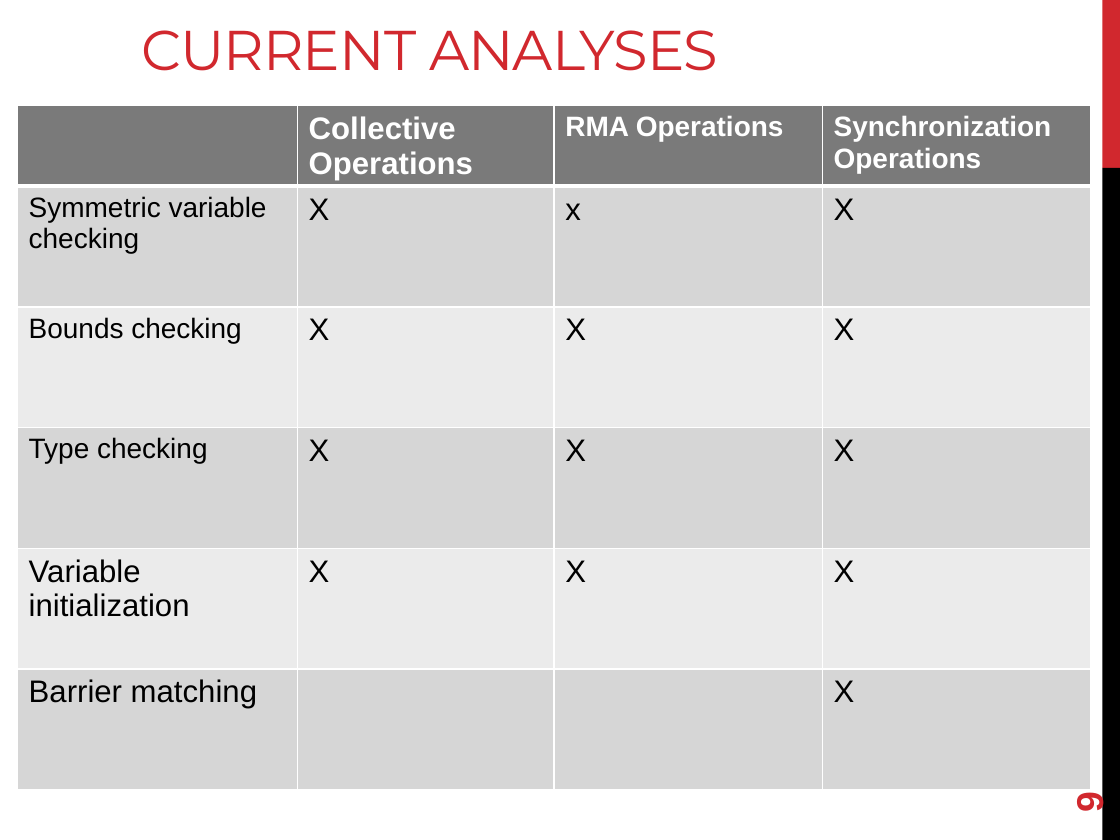
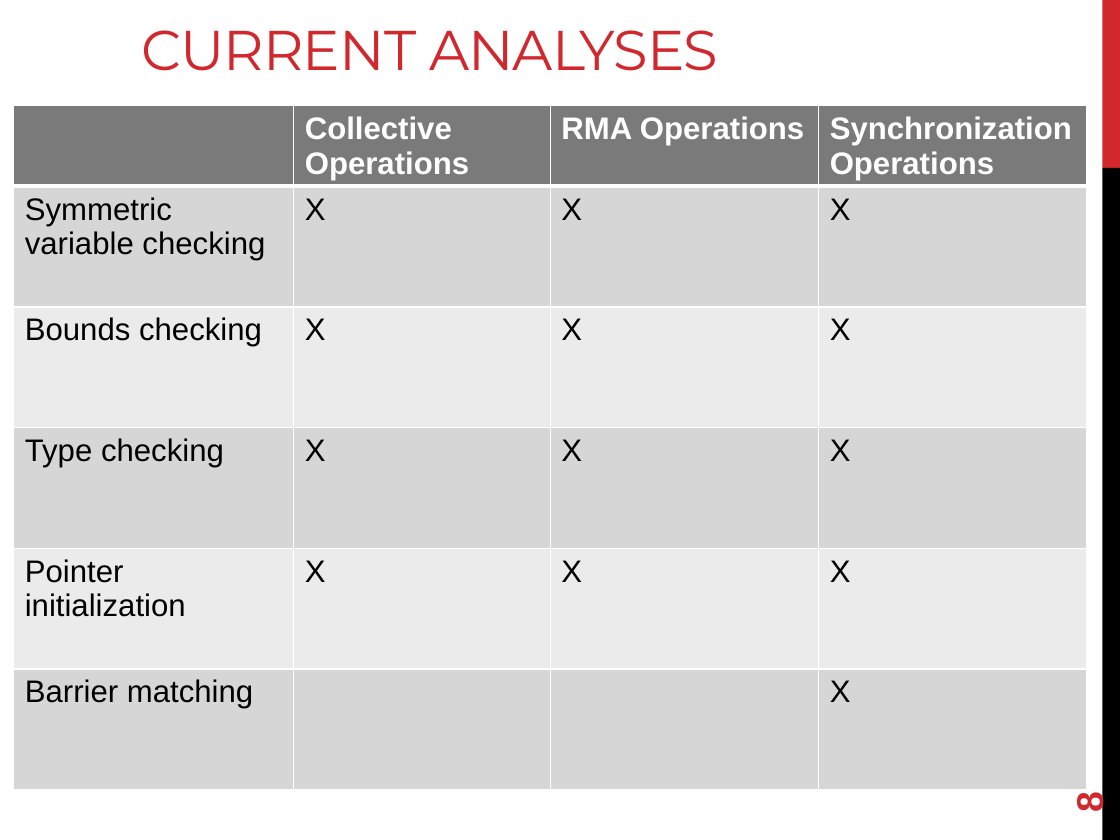
Before and after one commit to openshmem-org/sc14-tutorial, a slide deck: slide 8 of SHMEM-Analyzer.pptx (slide 9 before the commit). Drawn at 1120x840 pixels with LibreOffice and Linux fonts; fonts in the diff are those of the drawing. Boxes give left, top, right and bottom in pixels: in the first picture for what was removed or moved away, otherwise in the second. Text is boxed around its words. In the diff, an @@ line names an element or a change of style, - is before the commit and + after.

```diff
--- a/SHMEM-Analyzer.pptx
+++ b/SHMEM-Analyzer.pptx
@@ table at box(13, 105, 1088, 800) @@
-row 2, column 3: x
+row 2, column 3: X
-row 5, column 1: Variable initialization
+row 5, column 1: Pointer initialization
@@ size 18 to 20 pt in "RMA Operations", "Synchronization Operations", "Symmetric variable checking", "Bounds checking" and 1 more places @@
@@ table: place and size @@
-table at box(18, 105, 1092, 797)
+table at box(13, 105, 1088, 800)
@@ page number at box(1069, 794, 1111, 813): text changed @@
-9
+8
```
Also in this commit, not shown: 8 other slides changed, 2 slides added, 3 slides removed.
